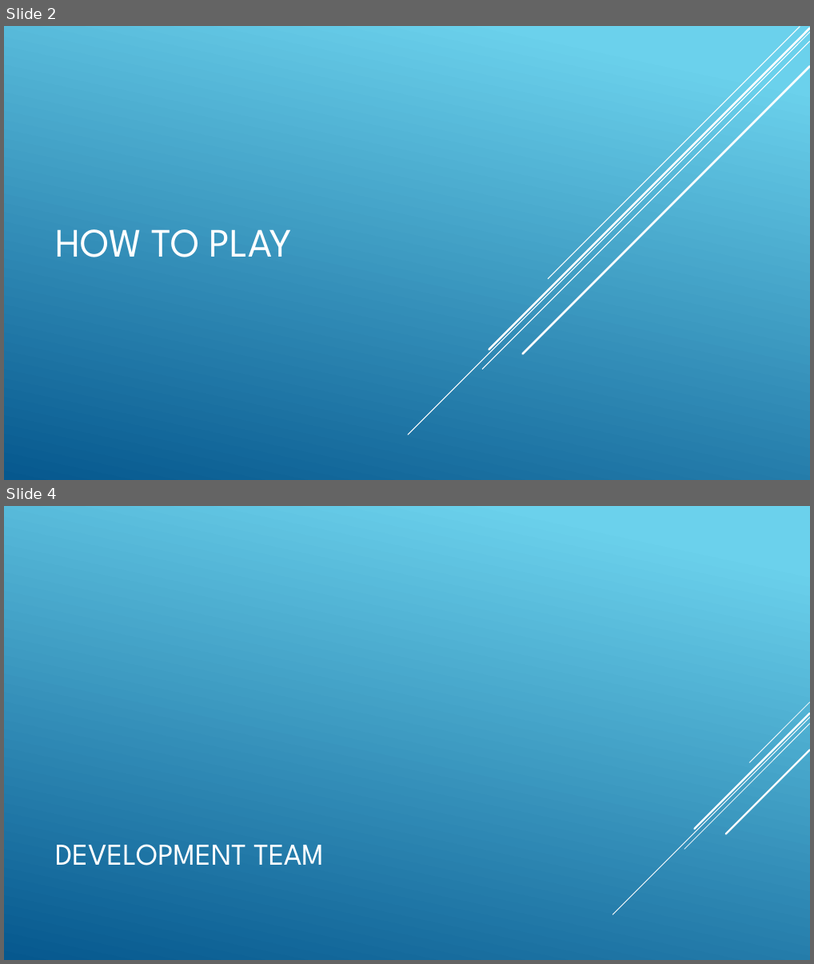
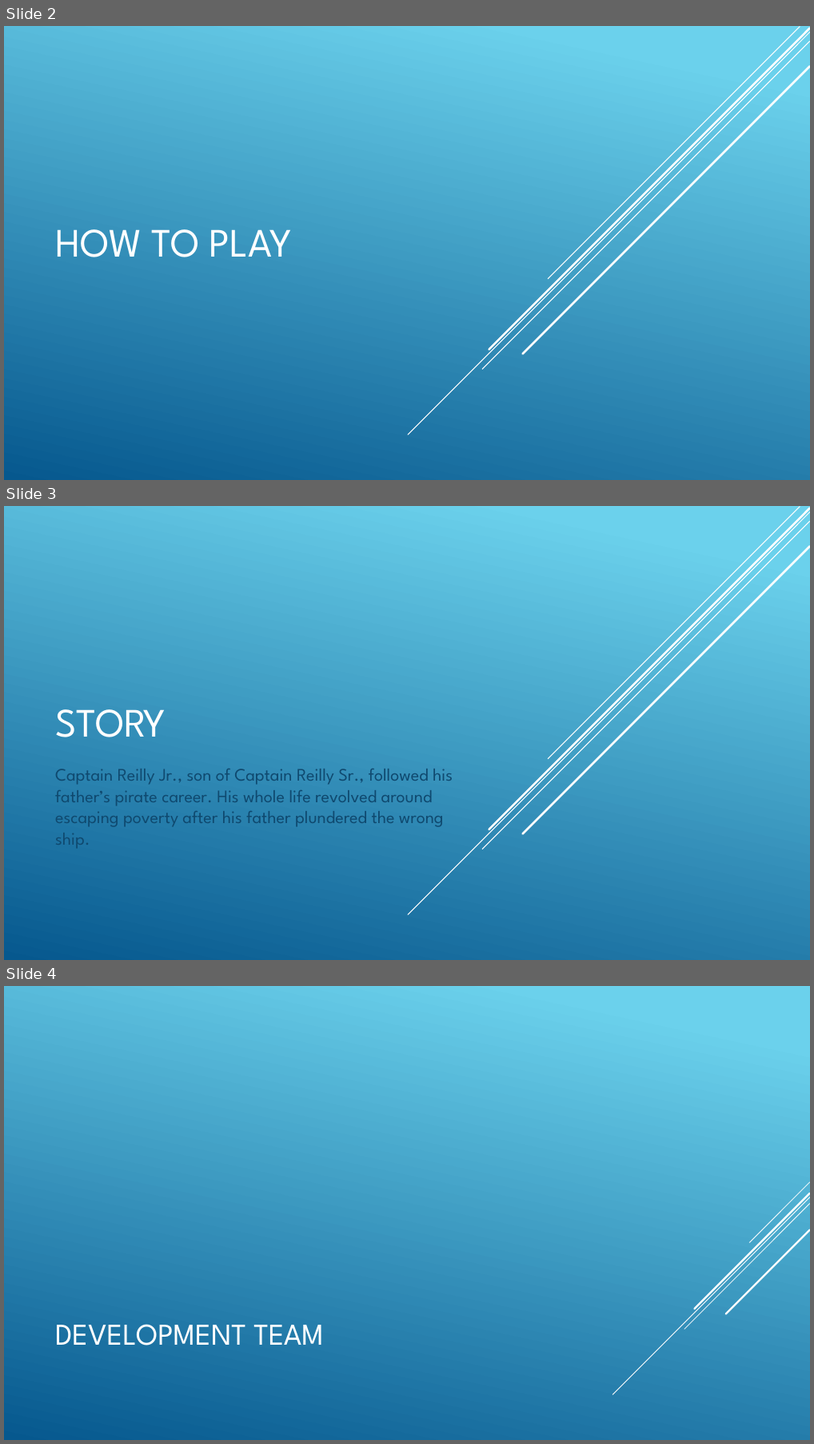
Before and after one commit to Schamale/Python2TheSequel, a slide deck: Physics Project Presentation.pptx. Shown one above the other, each under a label of ours: slides 2 and 4 before the commit, slides 2, 3 and 4 after it; the slides between them are not shown. The pictures are 814x964 and 814x1444 pixels, drawn with LibreOffice and Linux fonts; fonts in the diff are those of the drawing. Boxes give left, top, right and bottom in pixels: in the first picture for what was removed or moved away, otherwise in the second. Text is boxed around its words. In the diff, an @@ line names an element or a change of style, - is before the commit and + after.

Commit message:
Nick wrote a story

```diff
--- a/Physics Project Presentation.pptx
+++ b/Physics Project Presentation.pptx
@@ slide 3 added at [4,506,810,960], background gradient #6ED2EB to #06588E; not listed: 5 template elements that a slide beside it also shows @@
@@ title added at [55,709,166,737], 48 pt, text #FFFFFF @@
+STORY
@@ subtitle added at [55,768,453,848], 21 pt, text #0F496F @@
+Captain Reilly Jr., son of Captain Reilly Sr., followed his father’s pirate career. His whole life revolved around escaping poverty after his father plundered the wrong ship.
```
Also in this commit, not shown: 1 slide removed.
